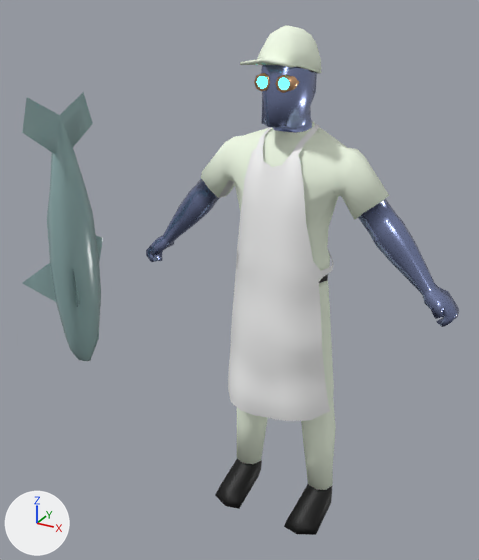
Renders of the glTF model Characters/Meat/NPC_Meat_Male.glb from each side of a commit.
Both versions are drawn from a camera (50 mm lens) standing at (1.7, -3.79, 3.59) and looking at (-0.27, -0.2, 1.8). The lights are fixed; the arrows at lower left show +X, +Y and +Z.

Script lines for the objects in view, before the commit:
```python
me_meat_character_male = bpy.data.meshes.new('Meat_Character_Male')
me_meat_character_male.from_pydata(...)  # 1255 vertices, 2372 faces; spans x -1.13..1.13, y -0.1..0.57, z -2.02..1.41
# faces by material slot: [512, 918, 200, 34, 92, 12, 604]
me_meat_character_male.materials.append(mat_skin)  # blue #97a3cf
me_meat_character_male.materials.append(mat_pants)  # white #f5ffeb
me_meat_character_male.materials.append(mat_belt)  # black #000000
me_meat_character_male.materials.append(mat_socks)  # white #e7e7e7
me_meat_character_male.materials.append(mat_buckle)  # beige #f5bf92
me_meat_character_male.materials.append(mat_eyes)  # cyan #00dce7
me_meat_character_male.materials.append(mat_apron)  # picture img_apron
me_sphere = bpy.data.meshes.new('Sphere')
me_sphere.from_pydata(...)  # 81 vertices, 152 faces; spans x -1.45..1.5, y -1.67..1.74, z -5.88..4.51
me_sphere.materials.append(mat_fish)  # picture img_fish
ob_fish = bpy.data.objects.new('Fish', me_sphere)
ob_fish.location = (-1.492, -0.447, 1.831)
ob_fish.scale = (-0.195, -0.195, -0.195)
ob_male_meat = bpy.data.objects.new('Male_Meat', me_meat_character_male)
ob_male_meat.location = (0.0, -0.35, 2.0)
```
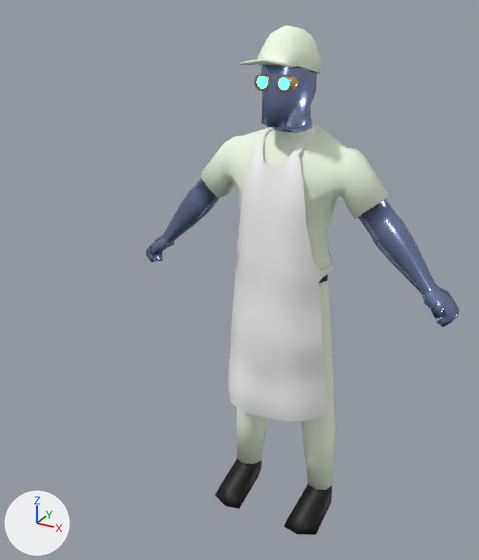
The change in detail:
Object 'Fish' (ob_fish) is deleted.

Where the change shows, as pixel boxes (x1, y1, x2, y2) in the pictures (479 x 560 px):
'Fish', deleted: before (22, 92, 103, 361)
